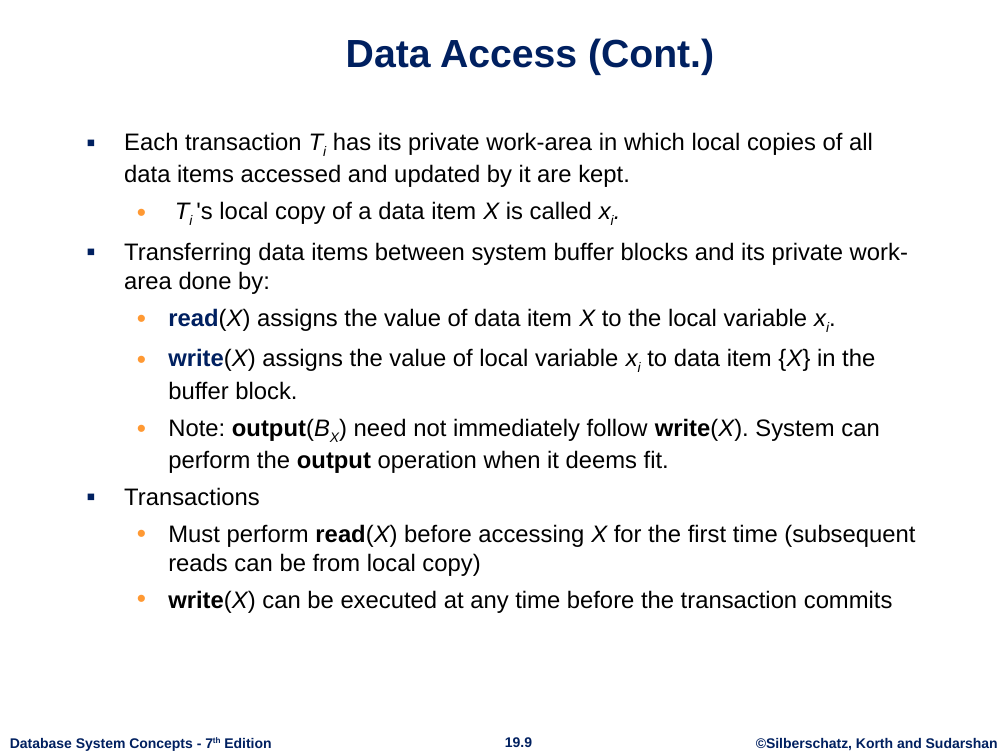
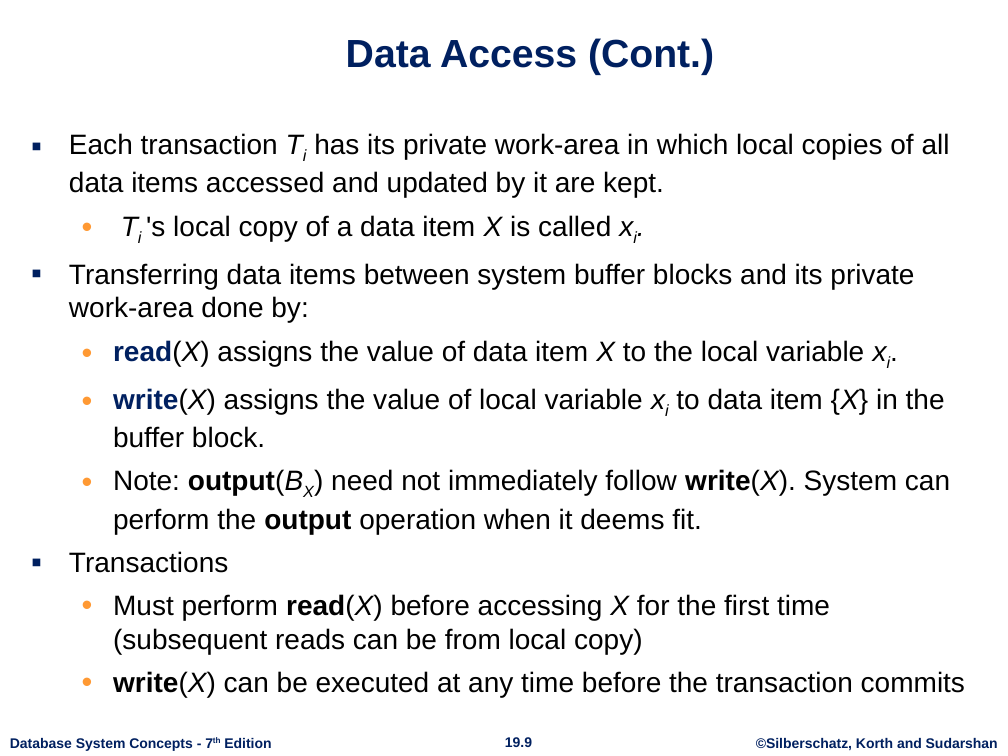
Before and after one commit to ataghinezhad/ataghinezhad.github.io, a slide deck: slide 9 of courses/downloads/temp/AdvanceDB Lec4. ch19.pptx. Drawn at 1008x756 pixels with LibreOffice and Linux fonts; fonts in the diff are those of the drawing; background and template pictures are left out. Boxes give left, top, right and bottom in pixels: in the first picture for what was removed or moved away, otherwise in the second. Text is boxed around its words. In the diff, an @@ line names an element or a change of style, - is before the commit and + after.

```diff
--- a/courses/downloads/temp/AdvanceDB Lec4. ch19.pptx
+++ b/courses/downloads/temp/AdvanceDB Lec4. ch19.pptx
@@ text "Each transaction Ti has its ...": place and size @@
-text "Each transaction Ti has its ..." at [124, 132, 915, 613]
+text "Each transaction Ti has its ..." at [69, 133, 965, 698]
@@ text "Each transaction Ti has its ..." at [69, 133, 965, 698]: size 17 to 20 pt; more space between paragraphs @@
```
Also in this commit, not shown: 8 other slides changed, 4 other files.
